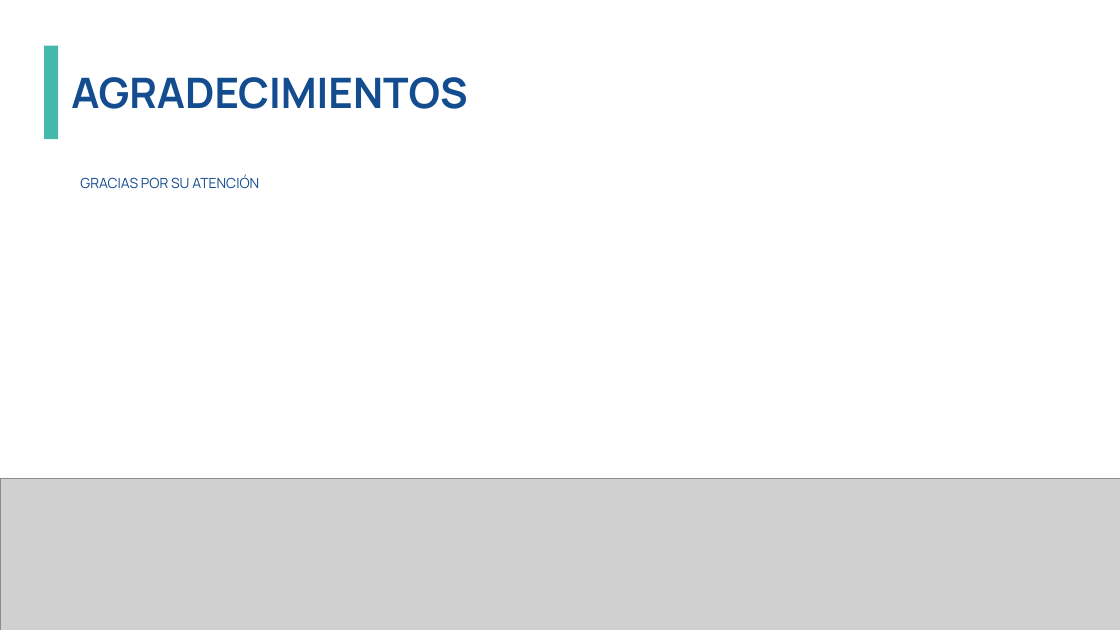
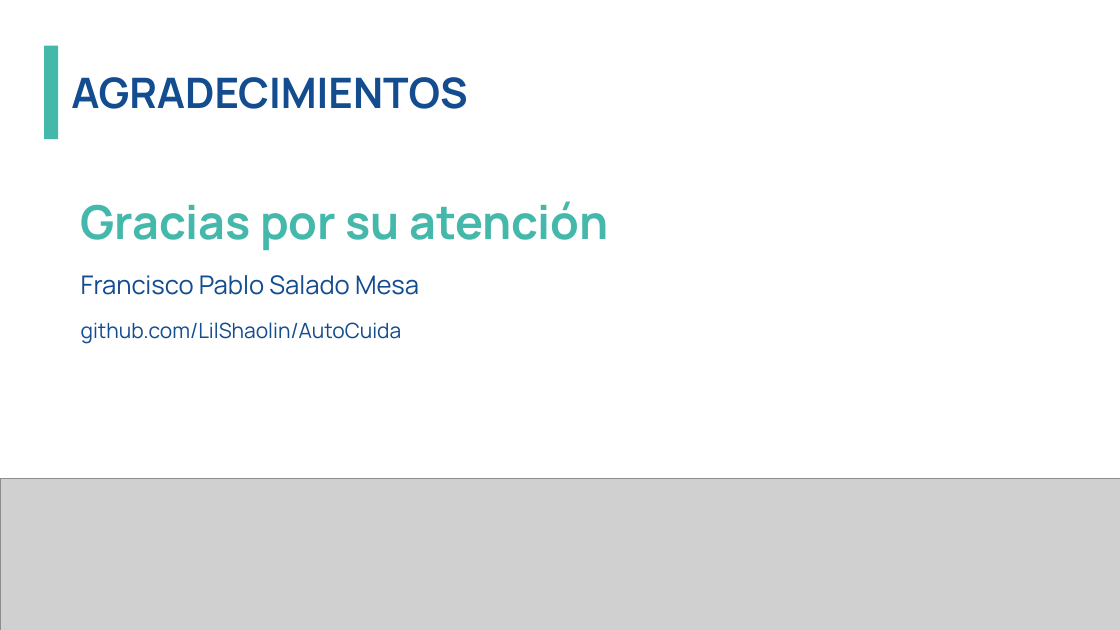
Before and after one commit to LilShaolin/AutoCuida, a slide deck: slide 14 of presentacion/AutoCuida_Presentacion.pptx. Drawn at 1120x630 pixels with LibreOffice and Linux fonts; fonts in the diff are those of the drawing; grey boxes stand for pictures; background and template pictures are left out. Boxes give left, top, right and bottom in pixels: in the first picture for what was removed or moved away, otherwise in the second. Text is boxed around its words. In the diff, an @@ line names an element or a change of style, - is before the commit and + after.

```diff
--- a/presentacion/AutoCuida_Presentacion.pptx
+++ b/presentacion/AutoCuida_Presentacion.pptx
@@ text at (81, 201, 608, 344): text changed; size 12 to 18 pt @@
-GRACIAS POR SU ATENCIÓN
+Gracias por su atención
+Francisco Pablo Salado Mesa
+github.com/LilShaolin/AutoCuida
```
Also in this commit, not shown: 5 other slides changed, 21 other files.
